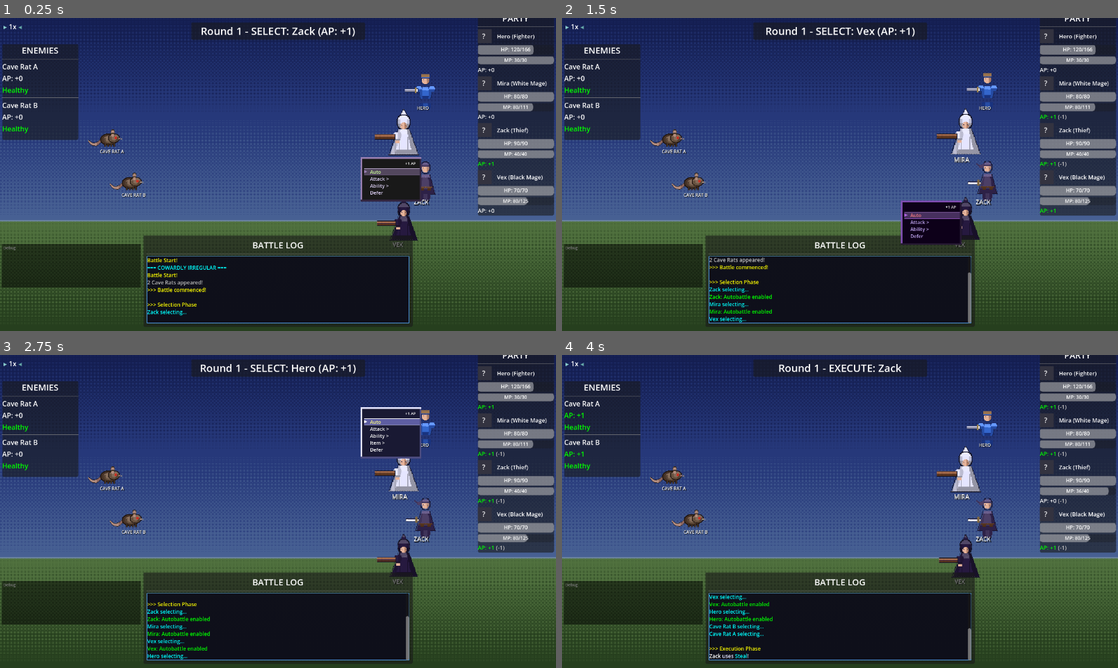
Above: before the commit, frames 1-4 (two rows, left to right).
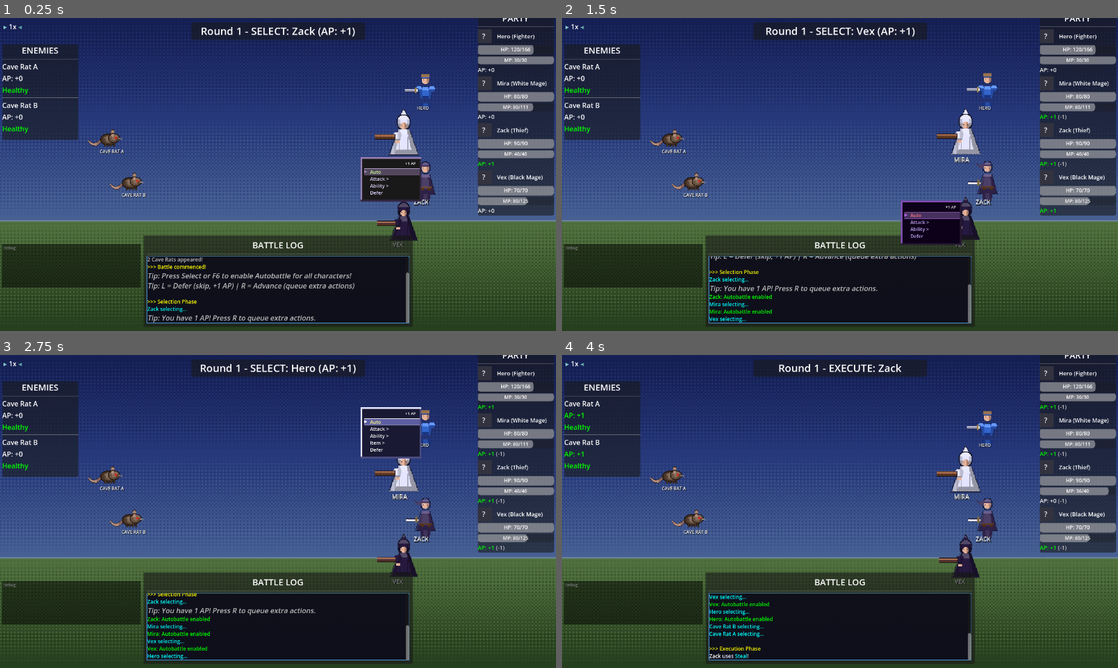
Above: after the commit, the same moments.

Repository: struktured-labs/cowardly-irregular
Game: Godot game, scene res://src/battle/BattleScene.tscn
Same seed, same stepped clock (60 frames per second), same inputs: the game is played once before the commit and once after it. This scene is started directly instead of the project's main scene.
Inputs (mouse positions are in pixels of both pictures, inside the frame that each line leads up to):
- Up to frame 1 (0.25 s): no input
- Up to frame 2 (1.5 s): click (951, 171) at 0.52 s; click (934, 127) at 1.27 s
- Up to frame 3 (2.75 s): click (372, 552) at 2.02 s
- Up to frame 4 (4 s): click (951, 420) at 2.77 s; tap Enter (ui_menu) at 3.5 s; move the mouse to (962, 495) at 3.52 s; hold Right (ui_right) from 3.53 s (still down); hold R (battle_advance) from 3.53 s (still down); click (962, 495) at 3.67 s; tap Z (ui_accept) at 3.77 s; tap L (battle_defer) at 3.8 s

The runs differ from the first frame. In frame 1, 1.6% of the frame differs, in the area x 26-74%, y 76-98%; in frame 2, 0.8%; in frame 3, 0.5%; in frame 4, less than 0.1%.
Error in both runs: Cannot call method 'stop' on a previously freed instance. (res://src/ui/Win98Menu.gd:687)

Commit message:
Add null target protection, DPI scaling, and tutorial hints
- Add is_instance_valid() guards to all target loops in BattleManager
  (attack, physical/magic/healing/revival/support abilities)
- Scale VirtualGamepad buttons relative to viewport height for DPI
  awareness on different screen sizes
- Add one-time tutorial hints during first battles explaining
  L=Defer, R=Advance, Select=Autobattle controls

Co-Authored-By: Claude Opus 4.5 <noreply@anthropic.com>

Diff:
--- a/src/battle/BattleManager.gd
+++ b/src/battle/BattleManager.gd
@@ -1026,9 +1026,9 @@
 
 func _execute_attack(attacker: Combatant, target: Combatant) -> void:
 	"""Execute a basic physical attack (costs 1 AP)"""
-	# Auto-retarget if original target is dead
+	# Auto-retarget if original target is dead/invalid
 	var actual_target = _retarget_enemy(attacker, target)
-	if not actual_target:
+	if not actual_target or not is_instance_valid(actual_target):
 		print("%s's attack fizzles - no valid targets!" % attacker.combatant_name)
 		return
 
@@ -1136,7 +1136,7 @@
 	var crit_chance = ability.get("crit_chance", 0.0)
 
 	for target in targets:
-		if not target or not target.is_alive:
+		if not target or not is_instance_valid(target) or not target.is_alive:
 			continue
 
 		var damage = int(base_damage * multiplier)
@@ -1168,7 +1168,7 @@
 	var drain_pct = ability.get("drain_percentage", 0)
 
 	for target in targets:
-		if not target or not target.is_alive:
+		if not target or not is_instance_valid(target) or not target.is_alive:
 			continue
 
 		var damage = int(base_damage * multiplier)
@@ -1252,7 +1252,7 @@
 	heal_amount = int(heal_amount * multiplier)
 
 	for target in targets:
-		if not target or not target.is_alive:
+		if not target or not is_instance_valid(target) or not target.is_alive:
 			continue
 
 		var healed = target.heal(heal_amount)
@@ -1266,7 +1266,7 @@
 	var revive_pct = ability.get("revive_percentage", 50)
 
 	for target in targets:
-		if not target or target.is_alive:
+		if not target or not is_instance_valid(target) or target.is_alive:
 			continue
 
 		var revive_hp = int(target.max_hp * revive_pct / 100.0)
@@ -1283,25 +1283,25 @@
 	match effect:
 		"taunt":
 			for target in targets:
-				if target and target.is_alive:
+				if target and is_instance_valid(target) and target.is_alive:
 					target.add_status("taunted_%s" % caster.combatant_name)
 					print("  → %s is now targeting %s!" % [target.combatant_name, caster.combatant_name])
 		"defense_up":
 			for target in targets:
-				if target and target.is_alive:
+				if target and is_instance_valid(target) and target.is_alive:
 					target.add_buff("Protect", "defense", stat_modifier, duration)
 		"attack_up":
 			for target in targets:
-				if target and target.is_alive:
+				if target and is_instance_valid(target) and target.is_alive:
 					target.add_buff("Berserk", "attack", stat_modifier, duration)
 		"defense_down":
 			for target in targets:
-				if target and target.is_alive and randf() < success_rate:
+				if target and is_instance_valid(target) and target.is_alive and randf() < success_rate:
 					target.add_debuff("Armor Break", "defense", stat_modifier, duration)
 		"doom":
 			var countdown = ability.get("countdown", 3)
 			for target in targets:
-				if target and target.is_alive:
+				if target and is_instance_valid(target) and target.is_alive:
 					target.doom_counter = countdown
 					print("  → %s is doomed! %d turns remaining..." % [target.combatant_name, countdown])
 		_:
@@ -1336,7 +1336,7 @@
 		"permanent_death":
 			print("  → %s casts PERMAKILL!" % caster.combatant_name)
 			for target in targets:
-				if target and target.is_alive:
+				if target and is_instance_valid(target) and target.is_alive:
 					target.die()
 					target.add_status("permakilled")
 					print("  → %s has been PERMANENTLY KILLED!" % target.combatant_name)
--- a/src/battle/BattleScene.gd
+++ b/src/battle/BattleScene.gd
@@ -117,6 +117,9 @@
 ## Terrain/background
 var _current_terrain: String = "plains"
 var _battle_background: BattleBackgroundClass = null
+
+## Tutorial hints (persists across battles via static-like save)
+static var _hints_shown: Dictionary = {}  # {"hint_id": true}
 
 
 func set_player(player: Combatant) -> void:
@@ -1621,7 +1624,14 @@
 
 	if battle_log:
 		battle_log.append_text(message + "\n")
-		battle_log.scroll_to_line(battle_log.get_line_count())
+
+
+func _show_hint(hint_id: String, text: String) -> void:
+	"""Show a one-time tutorial hint in the battle log"""
+	if _hints_shown.has(hint_id):
+		return
+	_hints_shown[hint_id] = true
+	log_message("[color=gray][i]Tip: %s[/i][/color]" % text)
 
 
 ## Button handlers
@@ -2071,6 +2081,8 @@
 func _on_battle_started() -> void:
 	"""Handle battle start"""
 	log_message("[color=yellow]>>> Battle commenced![/color]")
+	_show_hint("autobattle", "Press Select or F6 to enable Autobattle for all characters!")
+	_show_hint("controls", "L = Defer (skip, +1 AP) | R = Advance (queue extra actions)")
 
 	# Apply any pending autobattle cancellation from previous battle
 	if AutobattleSystem.cancel_all_next_turn:
@@ -2336,6 +2348,8 @@
 	if is_player:
 		# Play da-ding sound for player turn
 		SoundManager.play_ui("player_turn")
+		if combatant.current_ap > 0:
+			_show_hint("advance", "You have %d AP! Press R to queue extra actions." % combatant.current_ap)
 	if use_win98_menus and is_player:
 		_show_win98_command_menu(combatant)
 
--- a/src/ui/VirtualGamepad.gd
+++ b/src/ui/VirtualGamepad.gd
@@ -5,11 +5,22 @@
 ## Renders D-pad + A/B/L/R/Start/Select buttons
 ## Sends InputEventAction so the rest of the game works unchanged
 
-const BUTTON_RADIUS = 28.0
-const DPAD_SIZE = 72.0
-const DPAD_BUTTON_SIZE = 44.0
 const OPACITY = 0.45
 const PRESSED_OPACITY = 0.7
+const REFERENCE_HEIGHT = 480.0  # Sizes are designed for this viewport height
+
+## Computed sizes (scaled to viewport)
+var _scale: float = 1.0
+var _button_radius: float = 28.0
+var _dpad_size: float = 72.0
+var _dpad_button_size: float = 44.0
+var _small_radius: float = 22.0
+var _diamond_offset: float = 36.0
+var _margin: float = 90.0
+var _margin_y_bottom: float = 100.0
+var _shoulder_y: float = 50.0
+var _center_gap: float = 40.0
+var _bottom_row_y: float = 36.0
 
 ## Whether to show the virtual gamepad
 var _visible := false
@@ -24,8 +35,25 @@
 	# Auto-detect touch device
 	if _is_touch_device():
 		_visible = true
+		_compute_scale()
 		_create_buttons()
 		_draw_dpad()
+
+
+func _compute_scale() -> void:
+	"""Scale all sizes relative to viewport height for DPI awareness"""
+	var vp_h = get_viewport().get_visible_rect().size.y
+	_scale = vp_h / REFERENCE_HEIGHT
+	_button_radius = 28.0 * _scale
+	_dpad_size = 72.0 * _scale
+	_dpad_button_size = 44.0 * _scale
+	_small_radius = 22.0 * _scale
+	_diamond_offset = 36.0 * _scale
+	_margin = 90.0 * _scale
+	_margin_y_bottom = 100.0 * _scale
+	_shoulder_y = 50.0 * _scale
+	_center_gap = 40.0 * _scale
+	_bottom_row_y = 36.0 * _scale
 
 
 func _is_touch_device() -> bool:
@@ -37,36 +65,36 @@
 	var vp = get_viewport().get_visible_rect().size
 
 	# D-pad (bottom-left)
-	_dpad_center = Vector2(90, vp.y - 100)
-	_create_dpad_button("ui_up", _dpad_center + Vector2(0, -DPAD_BUTTON_SIZE))
-	_create_dpad_button("ui_down", _dpad_center + Vector2(0, DPAD_BUTTON_SIZE))
-	_create_dpad_button("ui_left", _dpad_center + Vector2(-DPAD_BUTTON_SIZE, 0))
-	_create_dpad_button("ui_right", _dpad_center + Vector2(DPAD_BUTTON_SIZE, 0))
+	_dpad_center = Vector2(_margin, vp.y - _margin_y_bottom)
+	_create_dpad_button("ui_up", _dpad_center + Vector2(0, -_dpad_button_size))
+	_create_dpad_button("ui_down", _dpad_center + Vector2(0, _dpad_button_size))
+	_create_dpad_button("ui_left", _dpad_center + Vector2(-_dpad_button_size, 0))
+	_create_dpad_button("ui_right", _dpad_center + Vector2(_dpad_button_size, 0))
 
 	# Action buttons (bottom-right) — full SNES diamond: Y(left) X(top) A(right) B(bottom)
-	var action_center = Vector2(vp.x - 90, vp.y - 100)
-	_create_action_button("ui_accept", action_center + Vector2(36, 0), "A", Color(0.2, 0.7, 0.3))
-	_create_action_button("ui_cancel", action_center + Vector2(0, 36), "B", Color(0.8, 0.3, 0.3))
-	_create_joypad_button(JOY_BUTTON_X, action_center + Vector2(0, -36), "X", Color(0.3, 0.4, 0.8))
-	_create_joypad_button(JOY_BUTTON_Y, action_center + Vector2(-36, 0), "Y", Color(0.6, 0.5, 0.2))
+	var action_center = Vector2(vp.x - _margin, vp.y - _margin_y_bottom)
+	_create_action_button("ui_accept", action_center + Vector2(_diamond_offset, 0), "A", Color(0.2, 0.7, 0.3))
+	_create_action_button("ui_cancel", action_center + Vector2(0, _diamond_offset), "B", Color(0.8, 0.3, 0.3))
+	_create_joypad_button(JOY_BUTTON_X, action_center + Vector2(0, -_diamond_offset), "X", Color(0.3, 0.4, 0.8))
+	_create_joypad_button(JOY_BUTTON_Y, action_center + Vector2(-_diamond_offset, 0), "Y", Color(0.6, 0.5, 0.2))
 
 	# L/R shoulder buttons (top corners)
-	_create_action_button("battle_defer", Vector2(60, 50), "L", Color(0.5, 0.5, 0.7))
-	_create_action_button("battle_advance", Vector2(vp.x - 60, 50), "R", Color(0.5, 0.5, 0.7))
+	_create_action_button("battle_defer", Vector2(60 * _scale, _shoulder_y), "L", Color(0.5, 0.5, 0.7))
+	_create_action_button("battle_advance", Vector2(vp.x - 60 * _scale, _shoulder_y), "R", Color(0.5, 0.5, 0.7))
 
 	# Start/Select (bottom center)
-	_create_action_button("ui_menu", Vector2(vp.x / 2 + 40, vp.y - 36), "START", Color(0.5, 0.5, 0.5), true)
-	_create_action_button("battle_toggle_auto", Vector2(vp.x / 2 - 40, vp.y - 36), "SEL", Color(0.5, 0.5, 0.5), true)
+	_create_action_button("ui_menu", Vector2(vp.x / 2 + _center_gap, vp.y - _bottom_row_y), "START", Color(0.5, 0.5, 0.5), true)
+	_create_action_button("battle_toggle_auto", Vector2(vp.x / 2 - _center_gap, vp.y - _bottom_row_y), "SEL", Color(0.5, 0.5, 0.5), true)
 
 
 func _create_dpad_button(action: String, pos: Vector2) -> void:
-	var btn = _make_touch_area(action, pos, Vector2(DPAD_BUTTON_SIZE, DPAD_BUTTON_SIZE))
-	_buttons[action] = {"node": btn, "pos": pos, "radius": DPAD_BUTTON_SIZE / 2, "pressed": false}
+	var btn = _make_touch_area(action, pos, Vector2(_dpad_button_size, _dpad_button_size))
+	_buttons[action] = {"node": btn, "pos": pos, "radius": _dpad_button_size / 2, "pressed": false}
 
 
 func _create_joypad_button(button_index: int, pos: Vector2, label_text: String, color: Color) -> void:
 	"""Create a button that sends InputEventJoypadButton (for X/Y that need raw button events)"""
-	var radius = BUTTON_RADIUS
+	var radius = _button_radius
 	var btn = _make_touch_area("joy_%d" % button_index, pos, Vector2(radius * 2, radius * 2))
 
 	var circle = _draw_circle_texture(radius, color, label_text)
@@ -78,7 +106,7 @@
 
 
 func _create_action_button(action: String, pos: Vector2, label_text: String, color: Color, small: bool = false) -> void:
-	var radius = BUTTON_RADIUS if not small else 22.0
+	var radius = _button_radius if not small else _small_radius
 	var btn = _make_touch_area(action, pos, Vector2(radius * 2, radius * 2))
 
 	# Visual circle
@@ -122,7 +150,7 @@
 	# Label on button
 	var lbl = Label.new()
 	lbl.text = label_text
-	lbl.add_theme_font_size_override("font_size", 11 if label_text.length() <= 2 else 8)
+	lbl.add_theme_font_size_override("font_size", int((11 if label_text.length() <= 2 else 8) * _scale))
 	lbl.add_theme_color_override("font_color", Color(1, 1, 1, 0.9))
 	lbl.horizontal_alignment = HORIZONTAL_ALIGNMENT_CENTER
 	lbl.vertical_alignment = VERTICAL_ALIGNMENT_CENTER
@@ -134,16 +162,16 @@
 
 
 func _draw_dpad() -> void:
-	var s = int(DPAD_SIZE * 2.4)
+	var s = int(_dpad_size * 2.4)
 	var img = Image.create(s, s, true, Image.FORMAT_RGBA8)
 	img.fill(Color(0, 0, 0, 0))
 
 	var cx = s / 2.0
-	var arm_w = DPAD_BUTTON_SIZE * 0.7
-	var arm_len = DPAD_SIZE * 0.9
+	var arm_w = _dpad_button_size * 0.7
+	var arm_len = _dpad_size * 0.9
 	var color = Color(0.4, 0.4, 0.5)
 
-	# Horizontal arm
+	# Cross shape
 	for y in range(s):
 		for x in range(s):
 			var dy = abs(y - cx)
@@ -160,13 +188,15 @@
 	add_child(rect)
 
 	# Arrow labels
-	for dir_data in [["^", Vector2(0, -30)], ["v", Vector2(0, 30)], ["<", Vector2(-30, 0)], [">", Vector2(30, 0)]]:
+	var arrow_offset = 30.0 * _scale
+	var font_sz = int(14 * _scale)
+	for dir_data in [["^", Vector2(0, -arrow_offset)], ["v", Vector2(0, arrow_offset)], ["<", Vector2(-arrow_offset, 0)], [">", Vector2(arrow_offset, 0)]]:
 		var lbl = Label.new()
 		lbl.text = dir_data[0]
-		lbl.add_theme_font_size_override("font_size", 14)
+		lbl.add_theme_font_size_override("font_size", font_sz)
 		lbl.add_theme_color_override("font_color", Color(1, 1, 1, 0.6))
 		lbl.horizontal_alignment = HORIZONTAL_ALIGNMENT_CENTER
-		lbl.position = _dpad_center + dir_data[1] - Vector2(8, 10)
+		lbl.position = _dpad_center + dir_data[1] - Vector2(8 * _scale, 10 * _scale)
 		lbl.mouse_filter = Control.MOUSE_FILTER_IGNORE
 		add_child(lbl)
 
